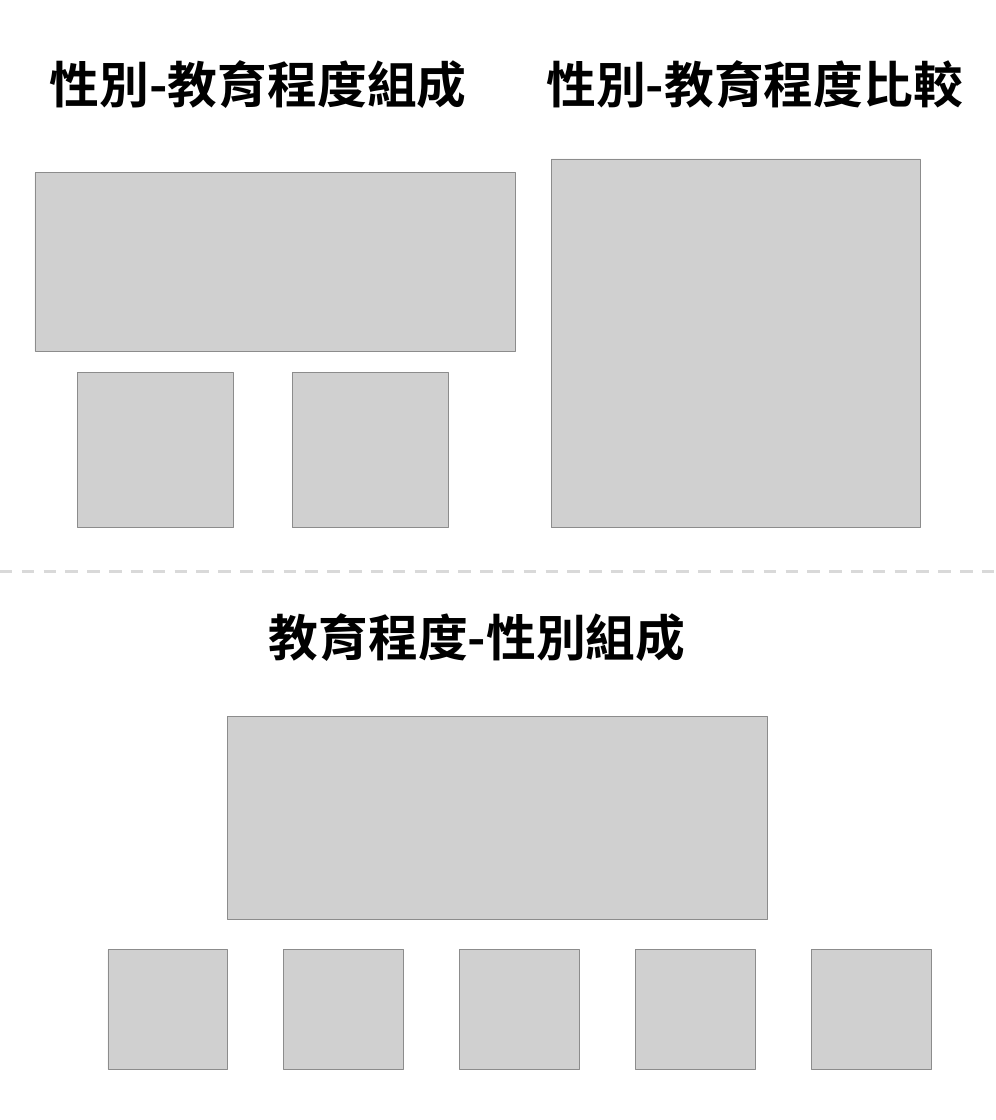
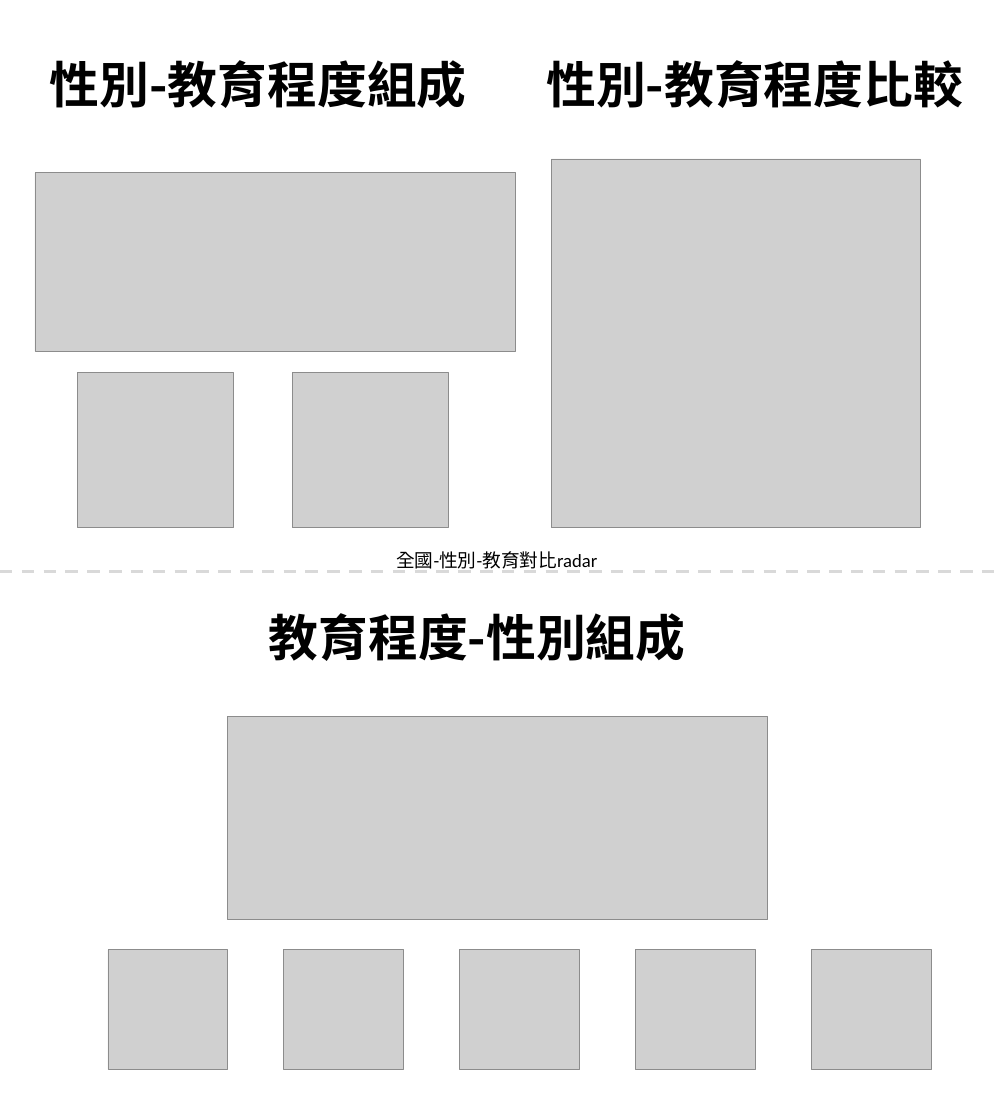
Before and after one commit to yyellen/Chart.js-Question, a slide deck: slide 2 of 資料來源/chart專題排版/chart專題排版.pptx (slide 1 before the commit). Drawn at 996x1120 pixels with LibreOffice and Linux fonts; fonts in the diff are those of the drawing; grey boxes stand for pictures. Boxes give left, top, right and bottom in pixels: in the first picture for what was removed or moved away, otherwise in the second. Text is boxed around its words. In the diff, an @@ line names an element or a change of style, - is before the commit and + after.

```diff
--- a/資料來源/chart專題排版/chart專題排版.pptx
+++ b/資料來源/chart專題排版/chart專題排版.pptx
@@ text added at bbox=[396, 551, 597, 569], 18 pt, text #000000 @@
+全國-性別-教育對比radar
```
Also in this commit, not shown: 1 other slide changed, 1 slide added.
